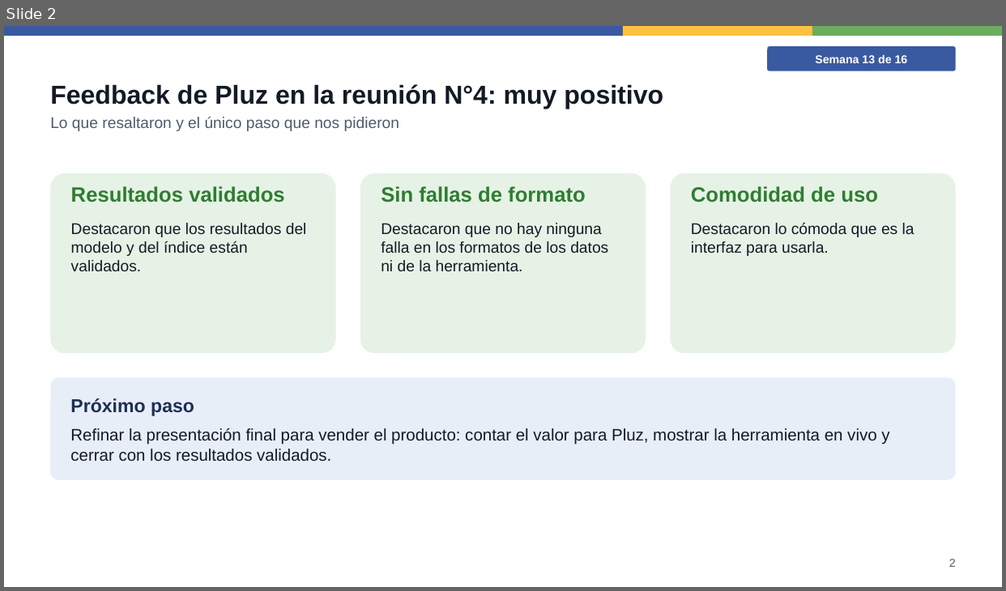
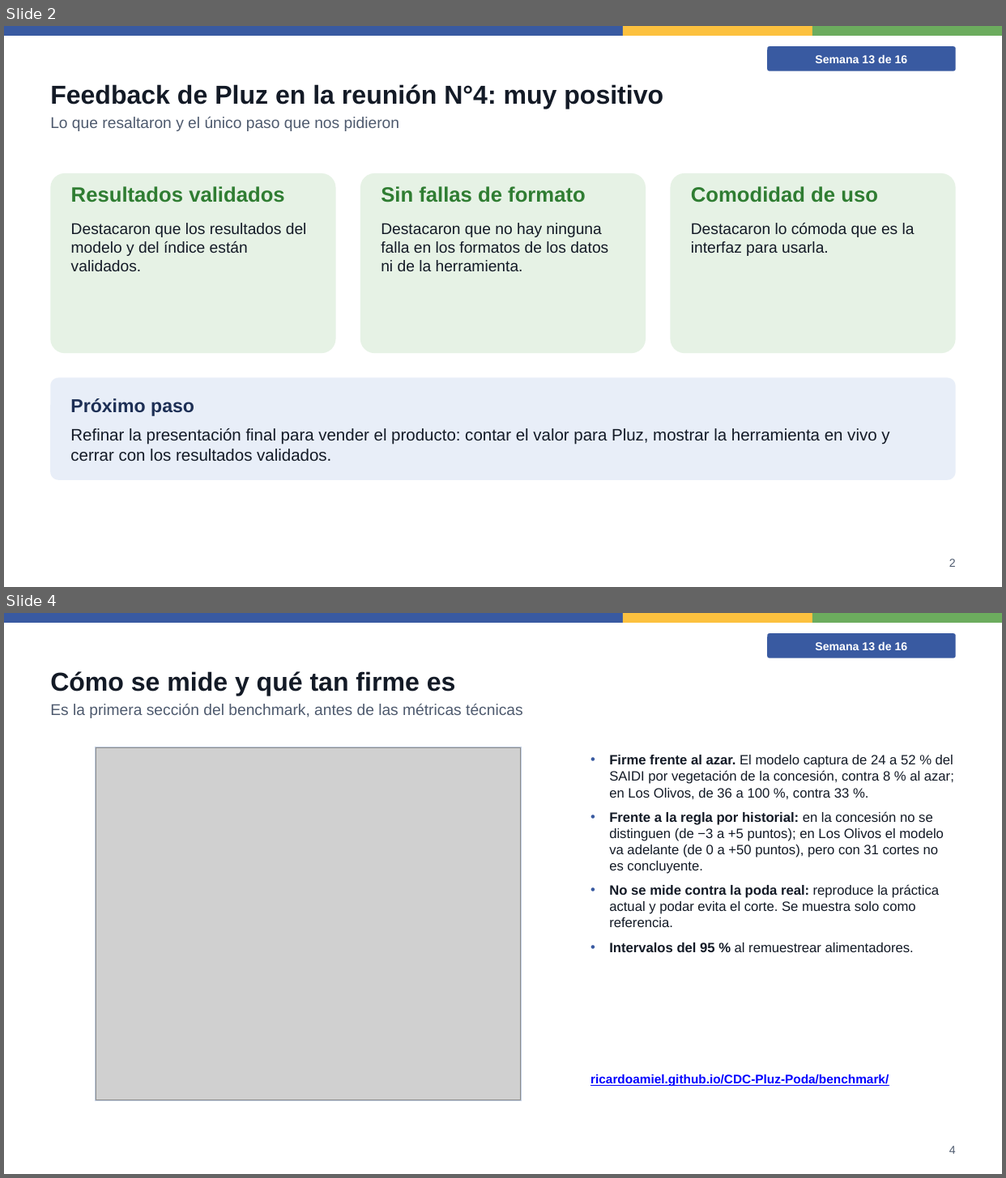
Before and after one commit to ricardoamiel/CDC-Pluz-Poda, a slide deck: docs/Presentacion_Carga_Semanal_Semana_13.pptx. Shown one above the other, each under a label of ours: slide 2 before the commit, slides 2 and 4 after it; the slides between them are not shown. The pictures are 1006x591 and 1006x1178 pixels, drawn with LibreOffice and Linux fonts; fonts in the diff are those of the drawing; grey boxes stand for pictures. Boxes give left, top, right and bottom in pixels: in the first picture for what was removed or moved away, otherwise in the second. Text is boxed around its words. In the diff, an @@ line names an element or a change of style, - is before the commit and + after.

Commit message:
Metrica de negocio al inicio del benchmark: SAIDI y cortes por vegetacion capturados por la   lista priorizada, y laminas nuevas en la semana 13

```diff
--- a/docs/Presentacion_Carga_Semanal_Semana_13.pptx
+++ b/docs/Presentacion_Carga_Semanal_Semana_13.pptx
@@ slide 4 added at bbox=[4, 613, 1002, 1174], background #FFFFFF @@
@@ rectangle added at bbox=[4, 613, 623, 623], fill #395AA1 @@
@@ rectangle added at bbox=[623, 613, 812, 623], fill #FCC13F @@
@@ rounded rectangle added at bbox=[768, 633, 957, 658], fill #395AA1, 11 pt, text #FFFFFF, bold @@
+Semana 13 de 16
@@ rectangle added at bbox=[812, 613, 1002, 623], fill #6CAC5E @@
@@ text added at bbox=[50, 671, 523, 718], 15 pt, text #4E5A6E @@
+Cómo se mide y qué tan firme es
+Es la primera sección del benchmark, antes de las métricas técnicas
@@ rectangle added at bbox=[96, 747, 522, 1101], outline #C2CEE2 1 pt @@
@@ picture added at bbox=[96, 747, 521, 1100] @@
@@ text added at bbox=[609, 755, 954, 952], 13 pt, text #131A26 @@
+• Firme frente al azar. El modelo captura de 24 a 52 % del SAIDI por vegetación de la concesión, contra 8 % al azar; en Los Olivos, de 36 a 100 %, contra 33 %.
+• Frente a la regla por historial: en la concesión no se distinguen (de −3 a +5 puntos); en Los Olivos el modelo va adelante (de 0 a +50 puntos), pero con 31 cortes no es concluyente.
+• No se mide contra la poda real: reproduce la práctica actual y podar evita el corte. Se muestra solo como referencia.
+• Intervalos del 95 % al remuestrear alimentadores.
@@ text added at bbox=[590, 1075, 889, 1086], 12 pt, text #0000FF, bold, underline @@
+ricardoamiel.github.io/CDC-Pluz-Poda/benchmark/
@@ text added at bbox=[949, 1146, 956, 1154], 11 pt, text #4E5A6E @@
+4
```
Also in this commit, not shown: 7 slides changed, 1 other slide added, 9 other files.
